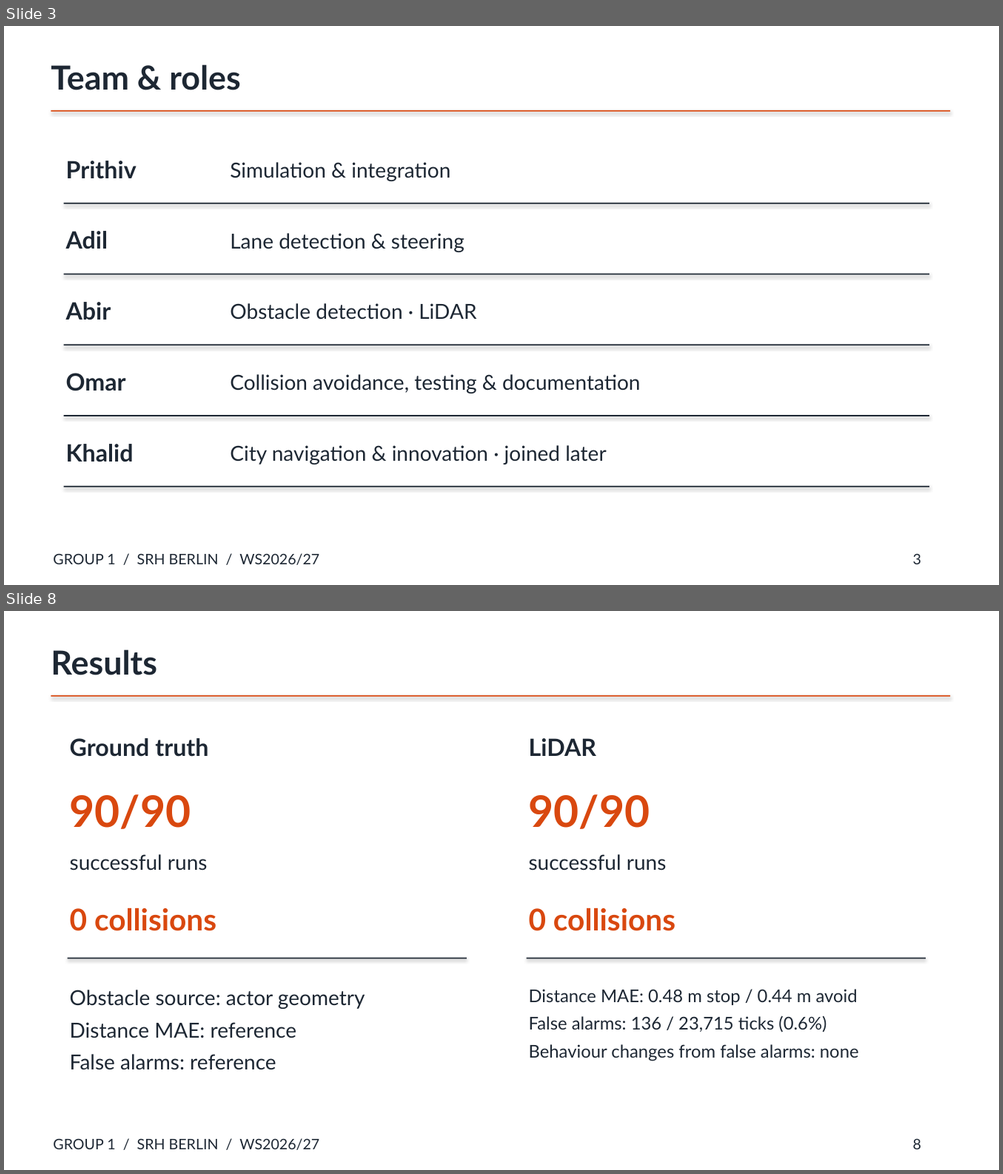
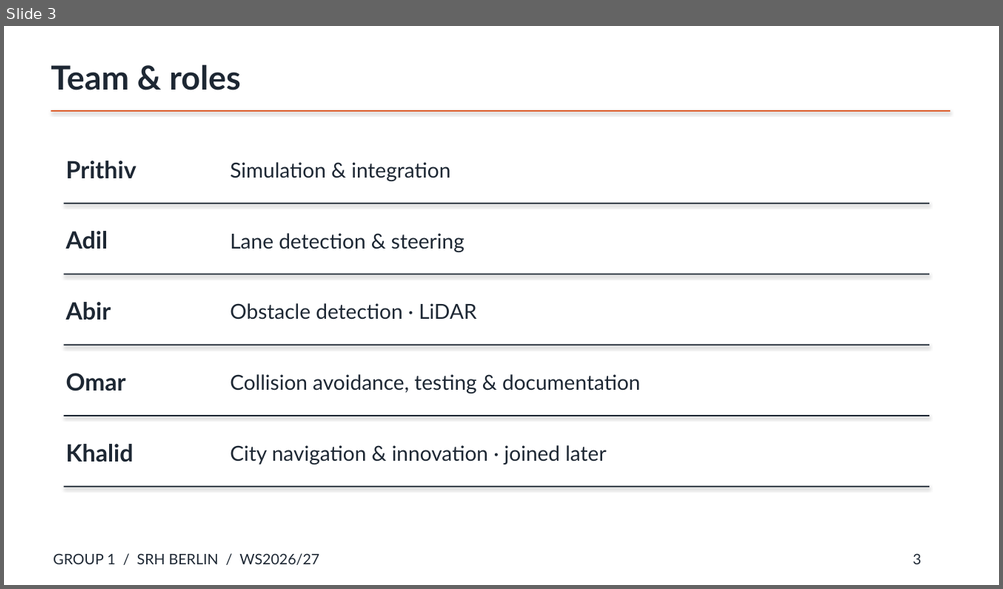
Before and after one commit to auto-m8te/carla-av-group1, a slide deck: report/Group1_Presentation.pptx. Shown one above the other, each under a label of ours: slides 3 and 8 before the commit, slide 3 after it; the slides between them are not shown. The pictures are 1003x1174 and 1003x589 pixels, drawn with LibreOffice and Linux fonts; fonts in the diff are those of the drawing. Boxes give left, top, right and bottom in pixels: in the first picture for what was removed or moved away, otherwise in the second. Text is boxed around its words. In the diff, an @@ line names an element or a change of style, - is before the commit and + after.

```diff
--- a/report/Group1_Presentation.pptx
+++ b/report/Group1_Presentation.pptx
@@ slide 8 removed at (4, 611, 999, 1170), background #FFFFFF @@
@@ text removed at (51, 649, 157, 675) @@
-Results
@@ rectangle removed at (51, 695, 950, 697) @@
@@ text removed at (70, 738, 208, 757) @@
-Ground truth
@@ text removed at (529, 738, 596, 756) @@
-LiDAR
@@ text removed at (70, 795, 191, 829) @@
-90/90
@@ text removed at (529, 795, 650, 829) @@
-90/90
@@ text removed at (70, 854, 208, 871) @@
-successful runs
@@ text removed at (529, 854, 666, 871) @@
-successful runs
@@ text removed at (70, 908, 216, 931) @@
-0 collisions
@@ text removed at (529, 908, 675, 931) @@
-0 collisions
@@ rectangle removed at (68, 958, 466, 960) @@
@@ rectangle removed at (526, 958, 925, 960) @@
@@ text removed at (70, 990, 365, 1071) @@
-Obstacle source: actor geometry
-Distance MAE: reference
-False alarms: reference
@@ text removed at (529, 989, 859, 1062) @@
-Distance MAE: 0.48 m stop / 0.44 m avoid
-False alarms: 136 / 23,715 ticks (0.6%)
-Behaviour changes from false alarms: none
@@ text removed at (53, 1139, 319, 1150) @@
-GROUP 1 / SRH BERLIN / WS2026/27
@@ text removed at (913, 1139, 921, 1150) @@
-8
```
Also in this commit, not shown: 4 slides changed, 7 slides added, 4 other slides removed, 16 other files.
